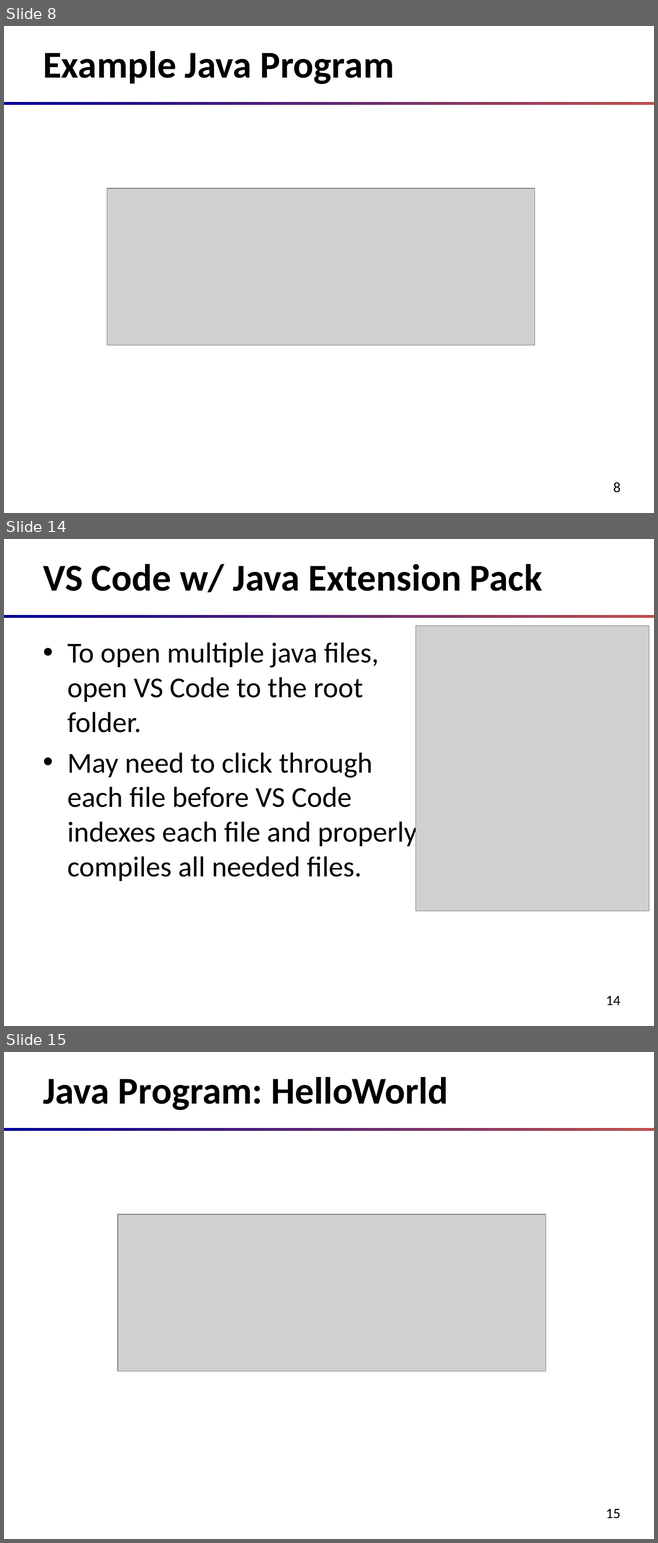
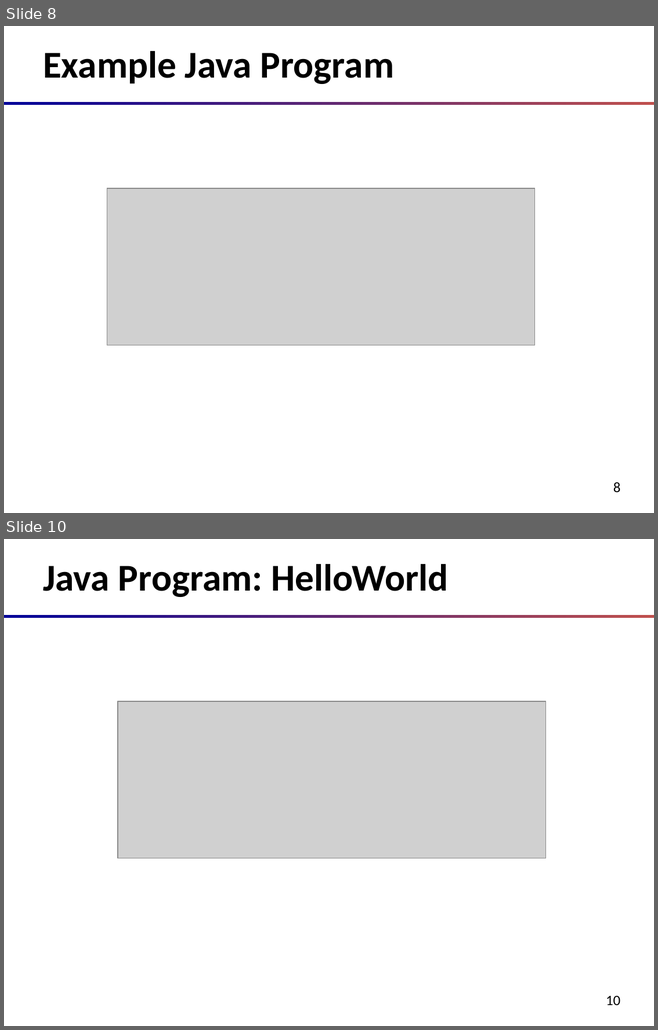
Before and after one commit to oxbot/battleship, a slide deck: slides/c01-Introduction.to.Java.pptx. Shown one above the other, each under a label of ours: slides 8, 14 and 15 before the commit, slides 8 and 10 after it; the slides between them are not shown. The pictures are 658x1543 and 658x1030 pixels, drawn with LibreOffice and Linux fonts; fonts in the diff are those of the drawing; grey boxes stand for pictures. Boxes give left, top, right and bottom in pixels: in the first picture for what was removed or moved away, otherwise in the second. Text is boxed around its words. In the diff, an @@ line names an element or a change of style, - is before the commit and + after.

```diff
--- a/slides/c01-Introduction.to.Java.pptx
+++ b/slides/c01-Introduction.to.Java.pptx
@@ slide 14 removed at (4,539,654,1026), background #FFFFFF; not listed: 2 template elements that a slide beside it also shows @@
@@ title removed at (43,564,542,592) @@
-VS Code w/ Java Extension Pack
@@ picture removed at (415,625,648,911) @@
@@ text removed at (67,642,417,881) @@
-• To open multiple java files,
-  open VS Code to the root
-  folder.
-• May need to click through
-  each file before VS Code
-  indexes each file and properly
-  compiles all needed files.
@@ what was slide 15 is now slide 10 @@
@@ page number at (605,996,620,1005): text changed @@
-15
+10
```
Also in this commit, not shown: 1 slide added, 5 other slides removed, 2 other files.
